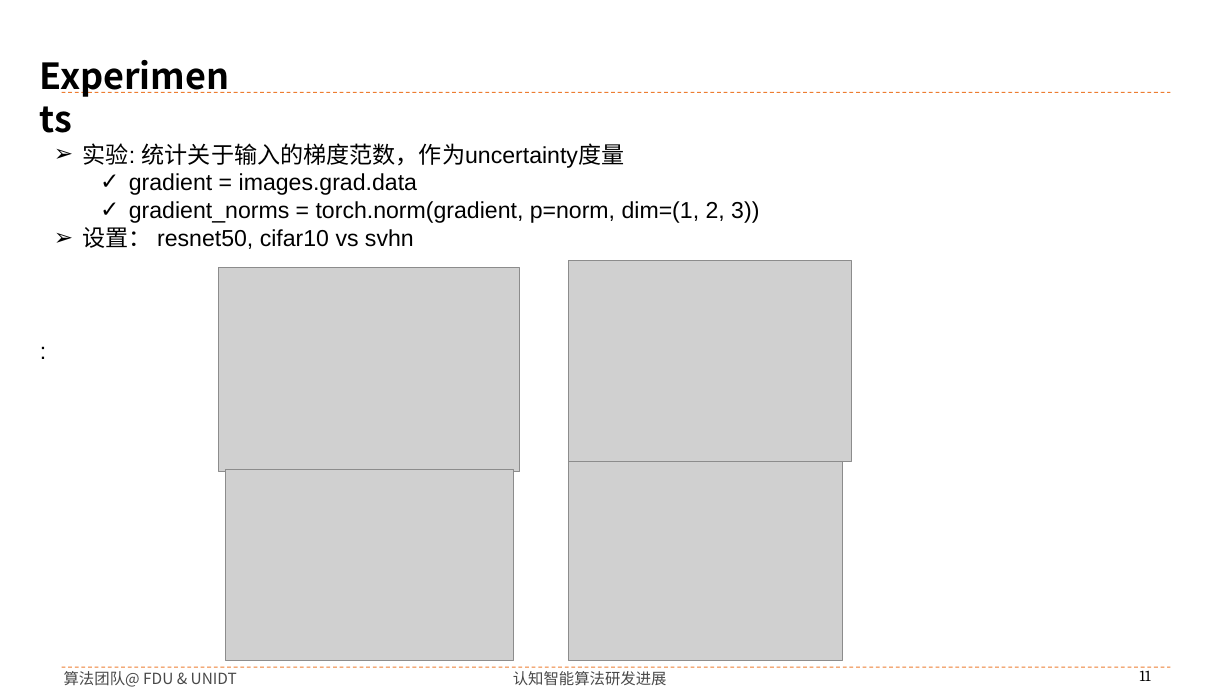
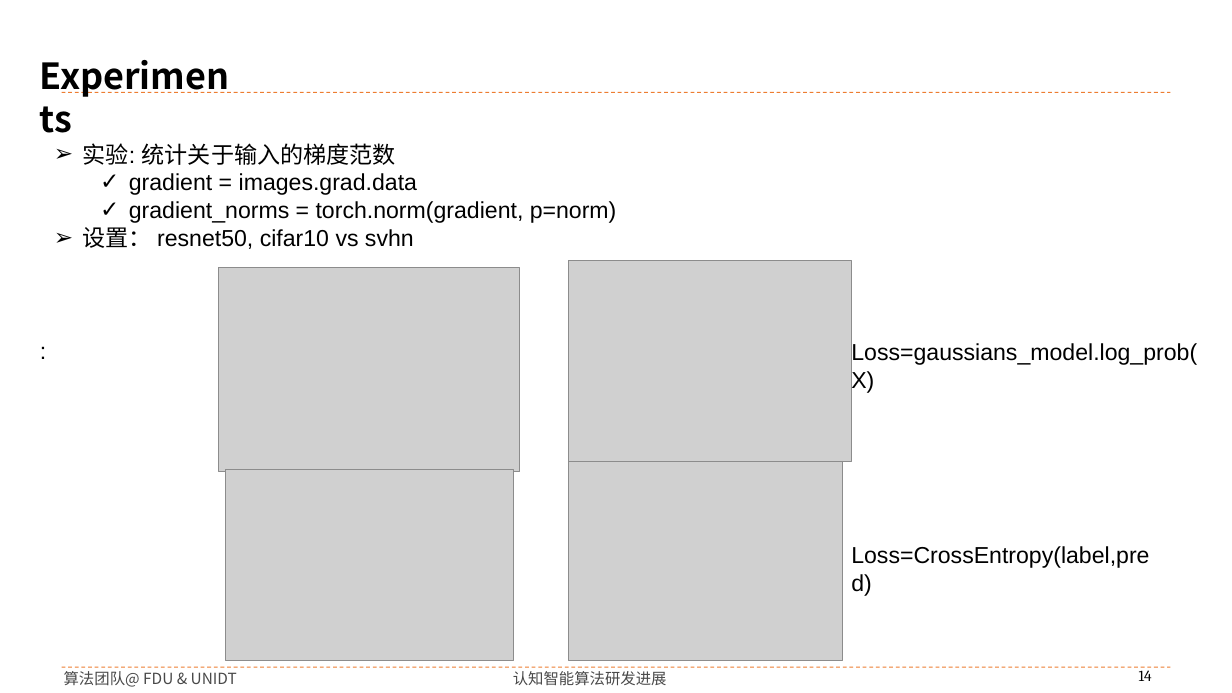
Before and after one commit to buyizhiyou/YYMUncertainty, a slide deck: slide 14 of pre/dum_pre.pptx (slide 11 before the commit). Drawn at 1232x693 pixels with LibreOffice and Linux fonts; fonts in the diff are those of the drawing; grey boxes stand for pictures; background and template pictures are left out. Boxes give left, top, right and bottom in pixels: in the first picture for what was removed or moved away, otherwise in the second. Text is boxed around its words. In the diff, an @@ line names an element or a change of style, - is before the commit and + after.

```diff
--- a/pre/dum_pre.pptx
+++ b/pre/dum_pre.pptx
@@ text at box(83, 143, 396, 165): text changed @@
-➢ 实验: 统计关于输入的梯度范数，作为uncertainty度量
+➢ 实验: 统计关于输入的梯度范数
@@ text at box(129, 201, 617, 223): text changed @@
-  ✓ gradient_norms = torch.norm(gradient, p=norm, dim=(1, 2, 3))
+  ✓ gradient_norms = torch.norm(gradient, p=norm)
@@ text added at box(851, 342, 1197, 393), 18 pt, text #000000 @@
+Loss=gaussians_model.log_prob(X)
@@ text added at box(851, 546, 1149, 568), 18 pt, text #000000 @@
+Loss=CrossEntropy(label,pred)
@@ page number at box(1139, 667, 1152, 681): text changed @@
-11
+14
```
Also in this commit, not shown: 13 other slides changed, 6 slides added, 1 slide removed, 13 other files.
